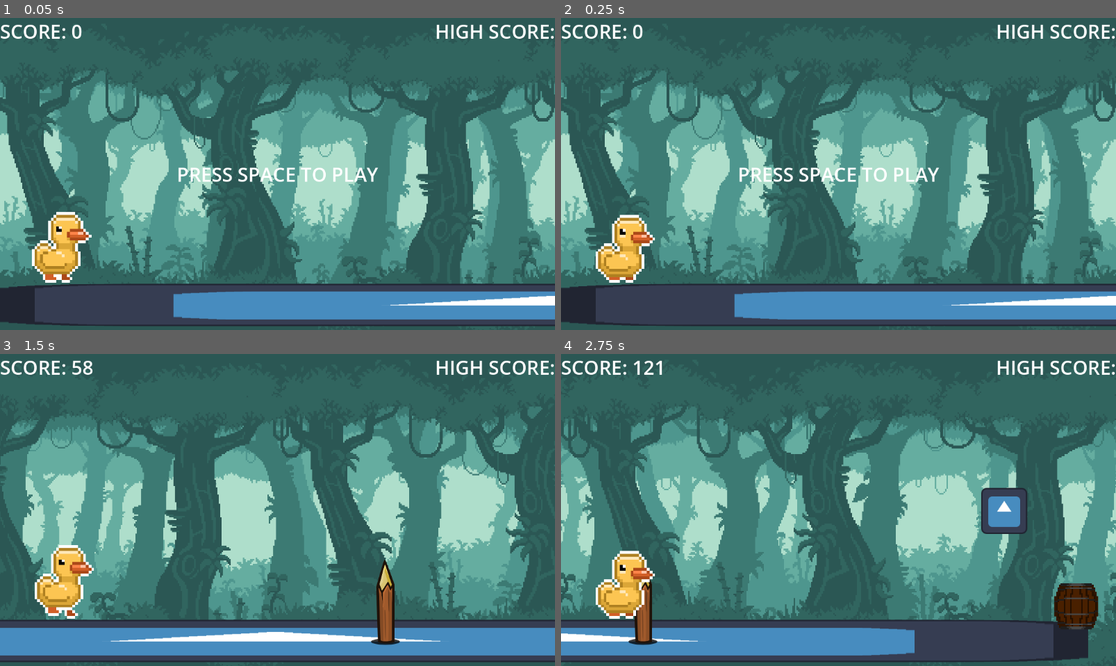
Above: before the commit, frames 1-4 (two rows, left to right).
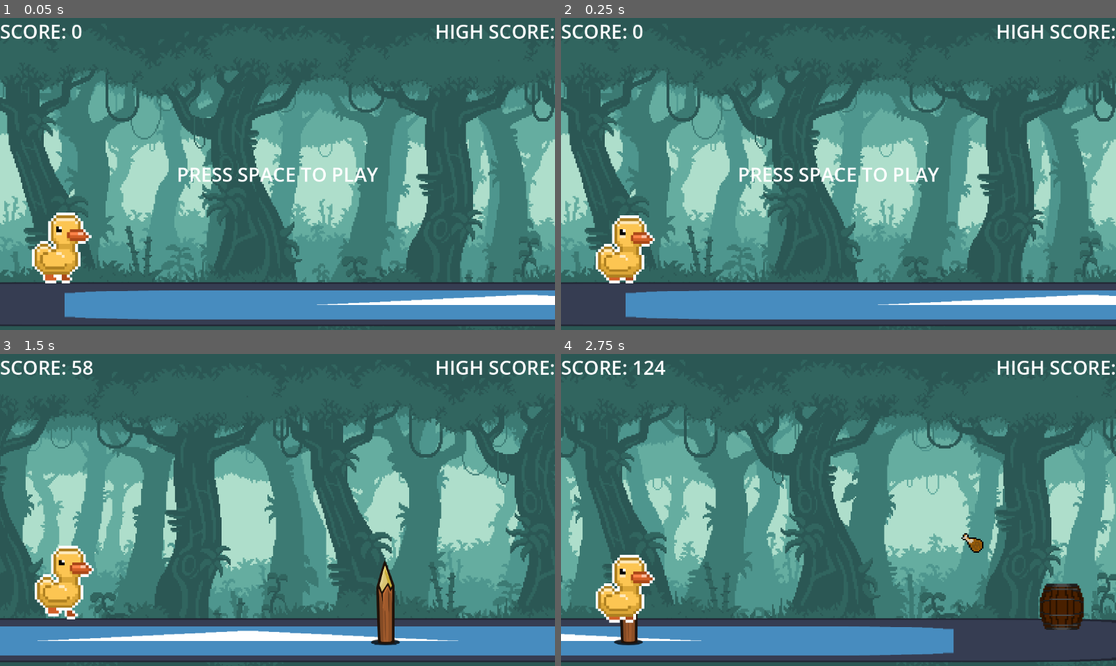
Above: after the commit, the same moments.

Repository: Ayodper/voraciousrush-main
Game: Godot game, scene res://background/scenes/main.tscn
The game is run twice, just before and just after one commit, with the same random seed, the same clock (stepped at 60 frames per second) and the same inputs. The engine's default icon, where the game draws it, is replaced by a stand-in: a white triangle on a blue panel in a dark square.
Inputs:
- Up to frame 1 (0.05 s): no input
- Up to frame 2 (0.25 s): no input
- Up to frame 3 (1.5 s): tap Space at 0.5 s; tap Enter (ui_accept) at 0.77 s
- Up to frame 4 (2.75 s): tap Enter (ui_accept) at 1.52 s; hold Down (ui_down) from 2.03 s (still down)

The runs differ from the first frame. In frame 1, 4.5% of the frame differs, in the area x 0-100%, y 62-99%; in frame 2, 4.5%; in frame 3, 2.1%; in frame 4, 28%, in the area x 0-100%, y 2-99%.

Commit message:
change chicken texture

Diff:
--- a/background/scenes/chicken_leg.tscn
+++ b/background/scenes/chicken_leg.tscn
@@ -1,7 +1,43 @@
 [gd_scene format=3 uid="uid://cxyr8cgonguax"]
 
-[ext_resource type="Texture2D" uid="uid://c2ksotcd7wyxw" path="res://icon.svg" id="1_1tfqh"]
 [ext_resource type="Script" uid="uid://b5n3jxbbj7jgf" path="res://background/scenes/chicken_leg.gd" id="1_kiqq3"]
+[ext_resource type="Texture2D" uid="uid://dvibnk770ey8i" path="res://New Piskel.png" id="2_kiqq3"]
+
+[sub_resource type="AtlasTexture" id="AtlasTexture_kiqq3"]
+atlas = ExtResource("2_kiqq3")
+region = Rect2(0, 32, 32, 32)
+
+[sub_resource type="AtlasTexture" id="AtlasTexture_7yl1e"]
+atlas = ExtResource("2_kiqq3")
+region = Rect2(32, 64, 32, 32)
+
+[sub_resource type="AtlasTexture" id="AtlasTexture_vjylj"]
+atlas = ExtResource("2_kiqq3")
+region = Rect2(64, 64, 32, 32)
+
+[sub_resource type="AtlasTexture" id="AtlasTexture_slqn2"]
+atlas = ExtResource("2_kiqq3")
+region = Rect2(96, 32, 32, 32)
+
+[sub_resource type="SpriteFrames" id="SpriteFrames_46x1t"]
+animations = [{
+"frames": [{
+"duration": 1.0,
+"texture": SubResource("AtlasTexture_kiqq3")
+}, {
+"duration": 1.0,
+"texture": SubResource("AtlasTexture_7yl1e")
+}, {
+"duration": 1.0,
+"texture": SubResource("AtlasTexture_vjylj")
+}, {
+"duration": 1.0,
+"texture": SubResource("AtlasTexture_slqn2")
+}],
+"loop": true,
+"name": &"default",
+"speed": 5.0
+}]
 
 [sub_resource type="RectangleShape2D" id="RectangleShape2D_kiqq3"]
 size = Vector2(96, 96)
@@ -9,11 +45,14 @@
 [node name="chicken leg" type="Area2D" unique_id=1673576260]
 script = ExtResource("1_kiqq3")
 
-[node name="Sprite2D" type="Sprite2D" parent="." unique_id=1553301838]
-position = Vector2(-8.077936e-28, -64)
-scale = Vector2(0.74999994, 0.74999994)
-texture = ExtResource("1_1tfqh")
+[node name="Sprite2D" type="AnimatedSprite2D" parent="." unique_id=1746920765]
+texture_filter = 1
+position = Vector2(-0.99999714, -14.749997)
+scale = Vector2(3.0625, 2.9218748)
+sprite_frames = SubResource("SpriteFrames_46x1t")
+frame = 1
+frame_progress = 0.047709968
 
 [node name="CollisionShape2D" type="CollisionShape2D" parent="." unique_id=645349266]
-position = Vector2(0, -64)
+position = Vector2(0, -13)
 shape = SubResource("RectangleShape2D_kiqq3")
--- a/background/scenes/duck_animated.tscn
+++ b/background/scenes/duck_animated.tscn
@@ -128,7 +128,7 @@
 size = Vector2(10, 17.875)
 
 [sub_resource type="RectangleShape2D" id="RectangleShape2D_mirn6"]
-size = Vector2(15.625, 8.625)
+size = Vector2(9, 8)
 
 [node name="duck" type="CharacterBody2D" unique_id=738500252]
 z_index = 1
@@ -148,7 +148,7 @@
 shape = SubResource("RectangleShape2D_7i74v")
 
 [node name="duckcol" type="CollisionShape2D" parent="." unique_id=252540125]
-position = Vector2(-2.8125, 11.6875)
+position = Vector2(-3.5, 11)
 shape = SubResource("RectangleShape2D_mirn6")
 
 [node name="AudioStreamPlayer2D" type="AudioStreamPlayer2D" parent="." unique_id=1043062519]
--- a/background/scenes/ground.tscn
+++ b/background/scenes/ground.tscn
@@ -9,8 +9,8 @@
 
 [node name="Sprite2D" type="Sprite2D" parent="." unique_id=1841549003]
 texture_filter = 1
-position = Vector2(0, 552)
-scale = Vector2(17.999998, 0.6875)
+position = Vector2(-303, 549)
+scale = Vector2(21.835936, 0.71093756)
 texture = ExtResource("1_452m3")
 centered = false
 
Binary file added: New Piskel.png
Not shown, added: New Piskel.png.import
